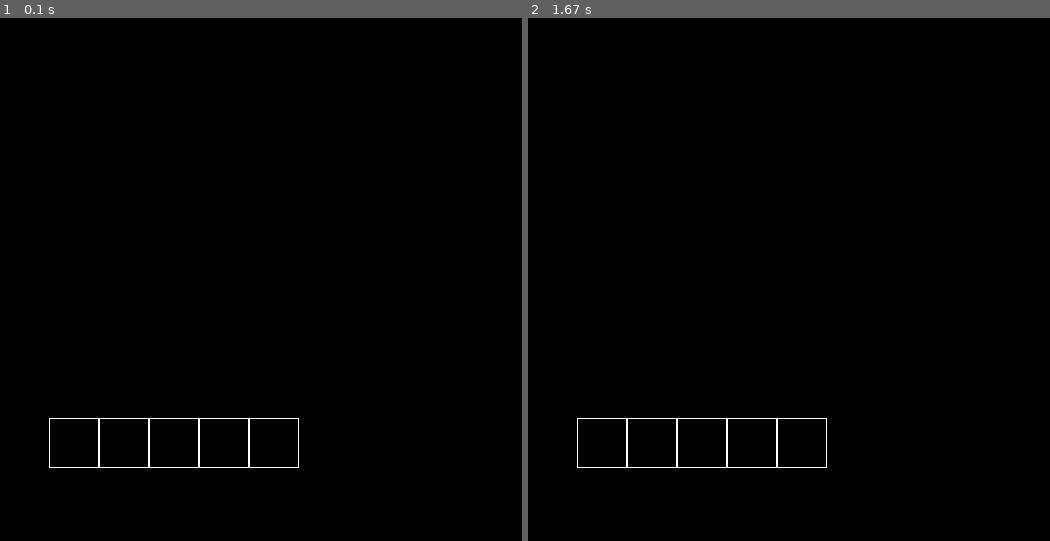
Above: before the commit, frames 1-2 (left to right).
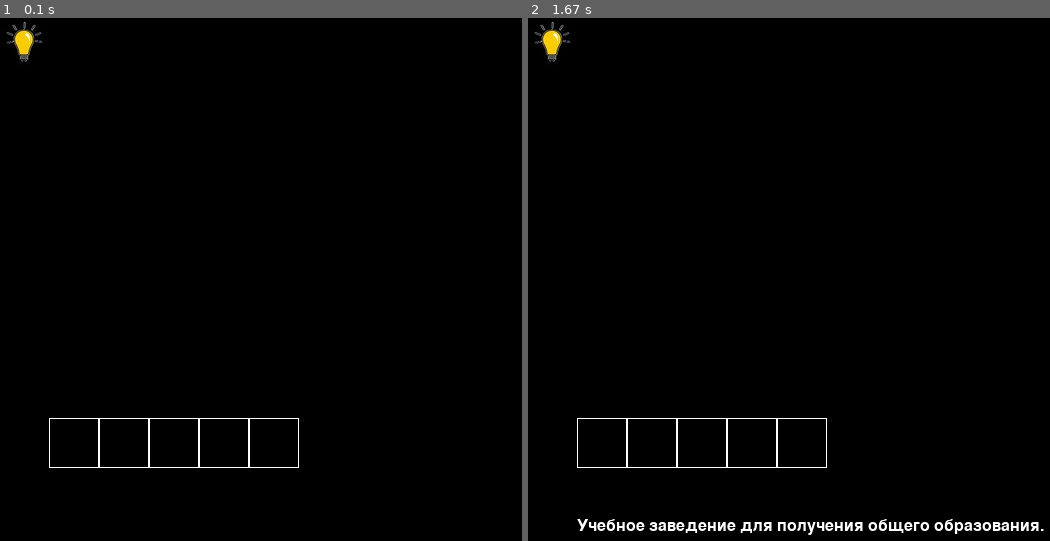
Above: after the commit, the same moments.

Repository: Egor66543/Pygame_project
Game: pygame game, started from main.py
Same seed, same stepped clock (60 frames per second), same inputs: the game is played once before the commit and once after it.
Inputs (mouse positions are in pixels of both pictures, inside the frame that each line leads up to):
- Up to frame 1 (0.1 s): no input
- Up to frame 2 (1.67 s): click (554, 44) at 0.38 s

The runs differ from the first frame. In frame 1, 0.2% of the frame differs, in the area x 1-9%, y 0-9%; in frame 2, 1.3%, in the area x 1-99%, y 0-99%.

Commit message:
commit 4

Diff:
--- a/main.py
+++ b/main.py
@@ -5,6 +5,14 @@
 import sys
 
 pygame.init()
+pygame.font.init()
+
+con = sqlite3.connect("game_words.db")
+cur = con.cursor()
+id_word = cur.execute(f'''select id from words where id={random.randint(1, 10)}''').fetchone()[0]
+word = cur.execute(f'''SELECT word FROM words WHERE id={id_word}''').fetchone()[0]
+description = cur.execute(f'''SELECT description FROM words WHERE id={id_word}''').fetchone()[0]
+res = id_word, word, description
 
 
 def load_image(name, colorkey=None):
@@ -28,33 +36,37 @@
         self.screen = pygame.display.set_mode((h, w))
         self.a = 50
 
-    def db(self):
-        con = sqlite3.connect("game_words.db")
-        cur = con.cursor()
-        id_word = cur.execute(f'''select id from words where id={random.randint(1, 10)}''').fetchone()[0]
-        word = cur.execute(f'''SELECT word FROM words WHERE id={id_word}''').fetchone()[0]
-        res = id_word, word
-        return res
-
     def render(self):
         k = 0
-        for x in range(len(self.db()[1])):
+        for x in range(len(res[1])):
             pygame.draw.rect(self.screen, 'white', (50 + k, 400, self.a, self.a), 1)
             k += self.a
 
-    def hint(self):
-        pass
+    def description(self):
+        font1 = pygame.font.Font(None, 24)
+        text = font1.render(res[2], True, 'white')
+        board.screen.blit(text, (50, 500))
 
 
 board = Board(800, 700)
 board.render()
 board.render()
+all_sprites = pygame.sprite.Group()
+lamp = pygame.sprite.Sprite(all_sprites)
+lamp.image = load_image("data/lamp.jpg")
+lamp.rect = lamp.image.get_rect()
+lamp.mask = pygame.mask.from_surface(lamp.image)
 
 running = True
 while running:
     for event in pygame.event.get():
         if event.type == pygame.QUIT:
             running = False
+        x, y = pygame.mouse.get_pos()
+        if event.type == pygame.MOUSEBUTTONDOWN and (0 <= x <= 50 and 0 <= y <= 51):
+            board.description()
 
+    all_sprites.draw(board.screen)
     pygame.display.flip()
+
 pygame.quit()
Binary file added: data/lamp.jpg
